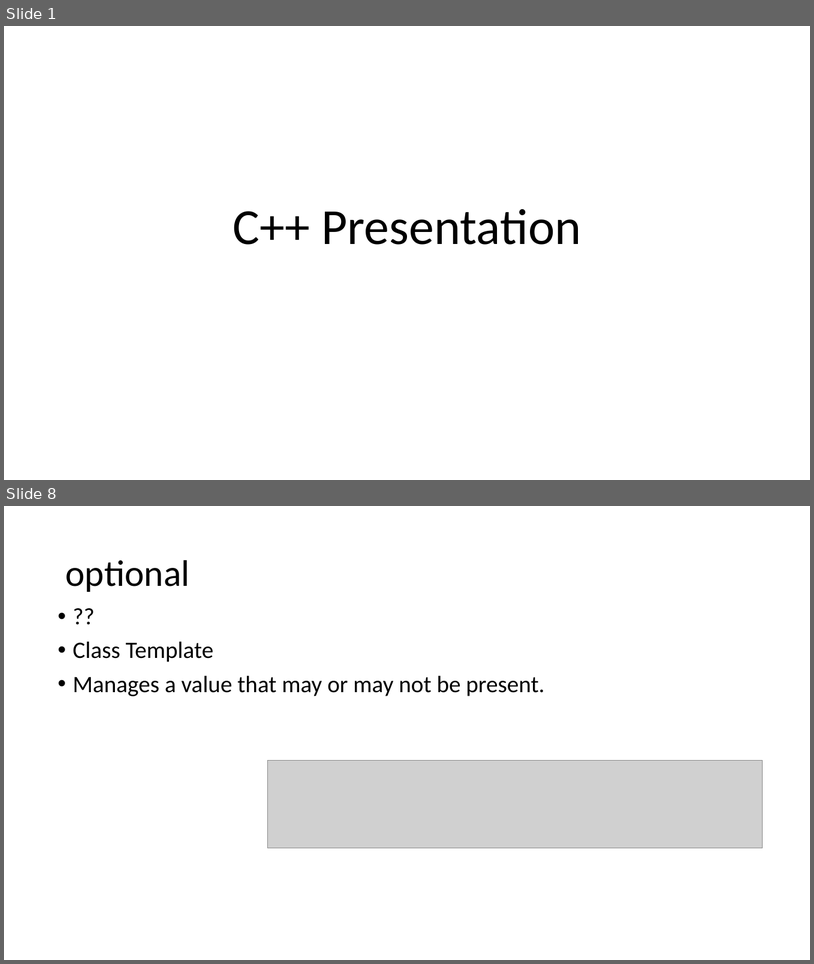
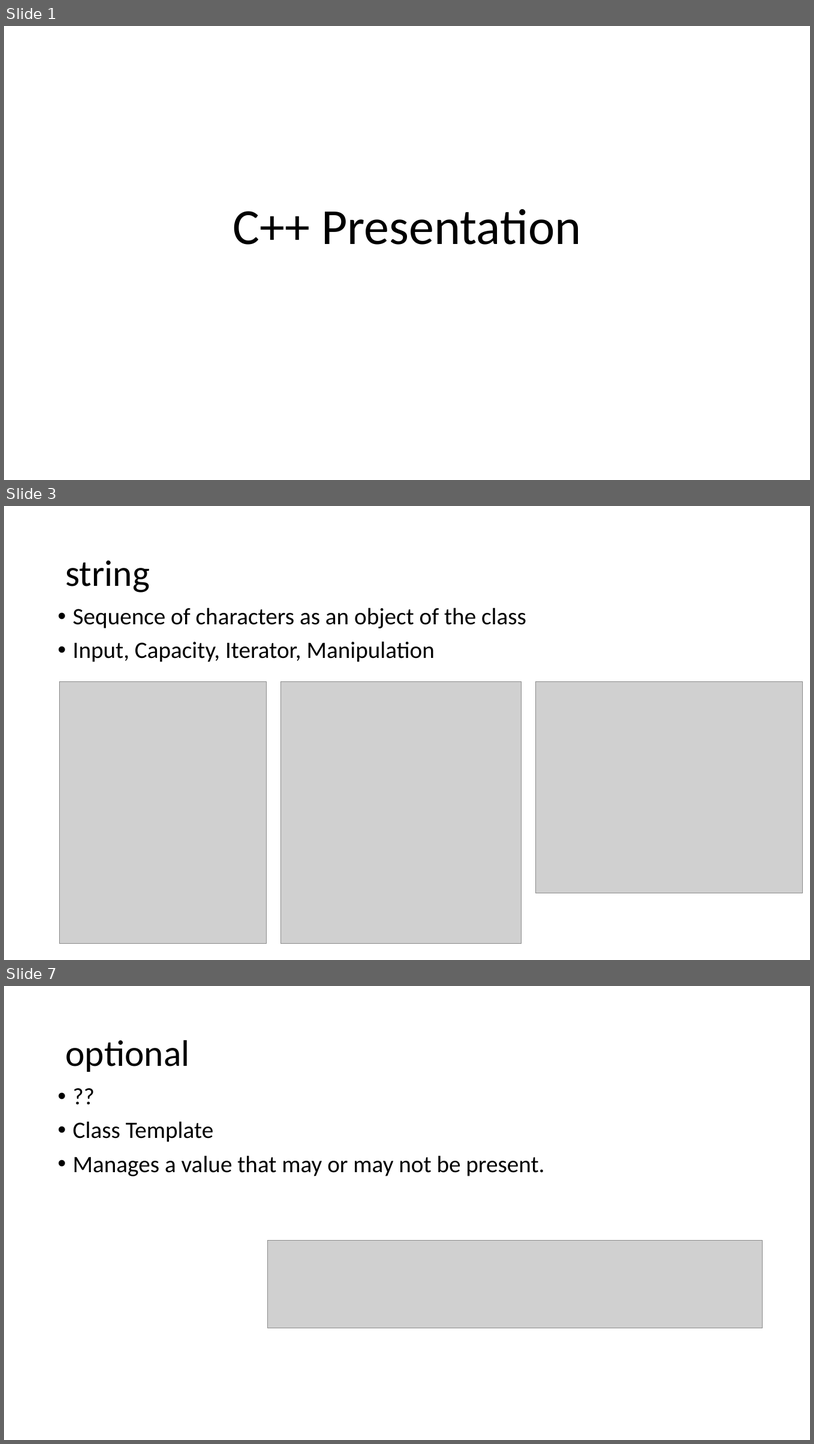
Before and after one commit to muksiddheswar/CPP-Examples, a slide deck: STL/STL_Presentation.pptx. Shown one above the other, each under a label of ours: slides 1 and 8 before the commit, slides 1, 3 and 7 after it; the slides between them are not shown. The pictures are 814x964 and 814x1444 pixels, drawn with LibreOffice and Linux fonts; fonts in the diff are those of the drawing; grey boxes stand for pictures. Boxes give left, top, right and bottom in pixels: in the first picture for what was removed or moved away, otherwise in the second. Text is boxed around its words. In the diff, an @@ line names an element or a change of style, - is before the commit and + after.

```diff
--- a/STL/STL_Presentation.pptx
+++ b/STL/STL_Presentation.pptx
@@ slide 3 added at [4,506,810,960], background #FFFFFF @@
@@ title added at [65,560,150,592], 44 pt, text #000000 @@
+string
@@ text added at [73,607,527,662], 28 pt, text #000000 @@
+• Sequence of characters as an object of the class
+• Input, Capacity, Iterator, Manipulation
@@ picture added at [60,681,267,943] @@
@@ picture added at [281,681,522,943] @@
@@ picture added at [536,681,803,893] @@
@@ what was slide 8 is now slide 7 @@
```
Also in this commit, not shown: 3 slides changed, 5 other slides added.
